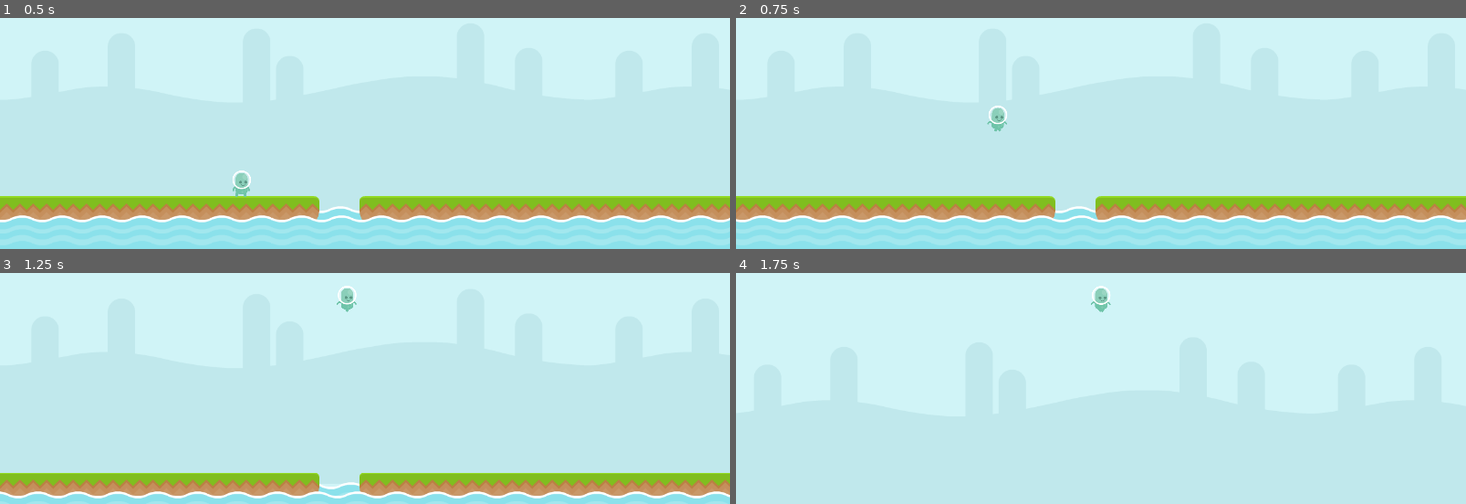
Above: before the commit, frames 1-4 (two rows, left to right).
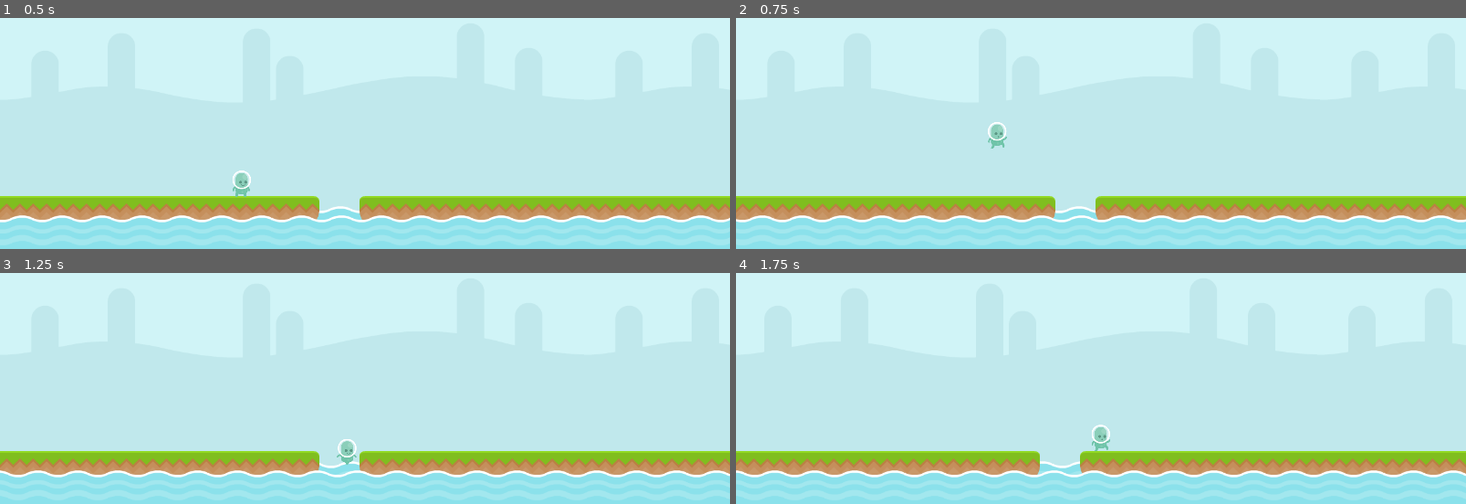
Above: after the commit, the same moments.

Repository: RafaelForbeck/the-way
Game: Godot game, scene res://scenes/phase.tscn
Two runs of this game, one before a commit and one after it. Both use one fixed random seed, a clock stepped at 60 frames per second and the inputs below.
Inputs:
- Up to frame 1 (0.5 s): no input
- Up to frame 2 (0.75 s): tap Enter (jump) at 0.5, 0.6 s; hold Right (move_right) from 0.53 s (still down)
- Up to frame 3 (1.25 s): keep holding Right (move_right); tap Enter (jump) at 0.77, 1.07 s
- Up to frame 4 (1.75 s): keep holding Right (move_right); tap Enter (jump) at 1.35, 1.52 s

Frame 1 is identical in both runs. In frame 2, 0.3% of the frame differs, in the area x 34-38%, y 37-57%; in frame 3, 19%; in frame 4, 23%, in the area x 0-100%, y 5-100%.

Commit message:
fix: bugs in player animation and movements

Diff:
--- a/scripts/player.gd
+++ b/scripts/player.gd
@@ -23,6 +23,11 @@
 	else:
 		velocity.x = move_toward(velocity.x, 0, deceleration * delta)
 
+	if velocity.x > 0:
+		anim.flip_h = false
+	elif velocity.x < 0:
+		anim.flip_h = true
+
 	match status:
 		PlayerState.IDLE:
 			idle_state()
@@ -30,11 +35,6 @@
 			walking_state()
 		PlayerState.JUMPING:
 			jumping_state(delta)
-
-	if velocity.x > 0:
-		anim.flip_h = false
-	elif velocity.x < 0:
-		anim.flip_h = true
 
 	move_and_slide()
 
@@ -54,17 +54,24 @@
 func idle_state():
 	if Input.is_action_just_pressed("jump"): # and is_on_floor():
 		go_to_jumping_state()
+		return
+
 	if direction != 0:
 		go_to_walking_state()
+		return
 
 func walking_state():
 	if Input.is_action_just_pressed("jump"): # and is_on_floor():
 		go_to_jumping_state()
+		return
 	if velocity.x == 0:
 		go_to_idle_state()
+		return
 
 func jumping_state(delta):
-	if direction == 0:
-		go_to_idle_state()
-	else:
-		go_to_walking_state()
+	if is_on_floor():
+		if direction == 0:
+			go_to_idle_state()
+		else:
+			go_to_walking_state()
+		return
